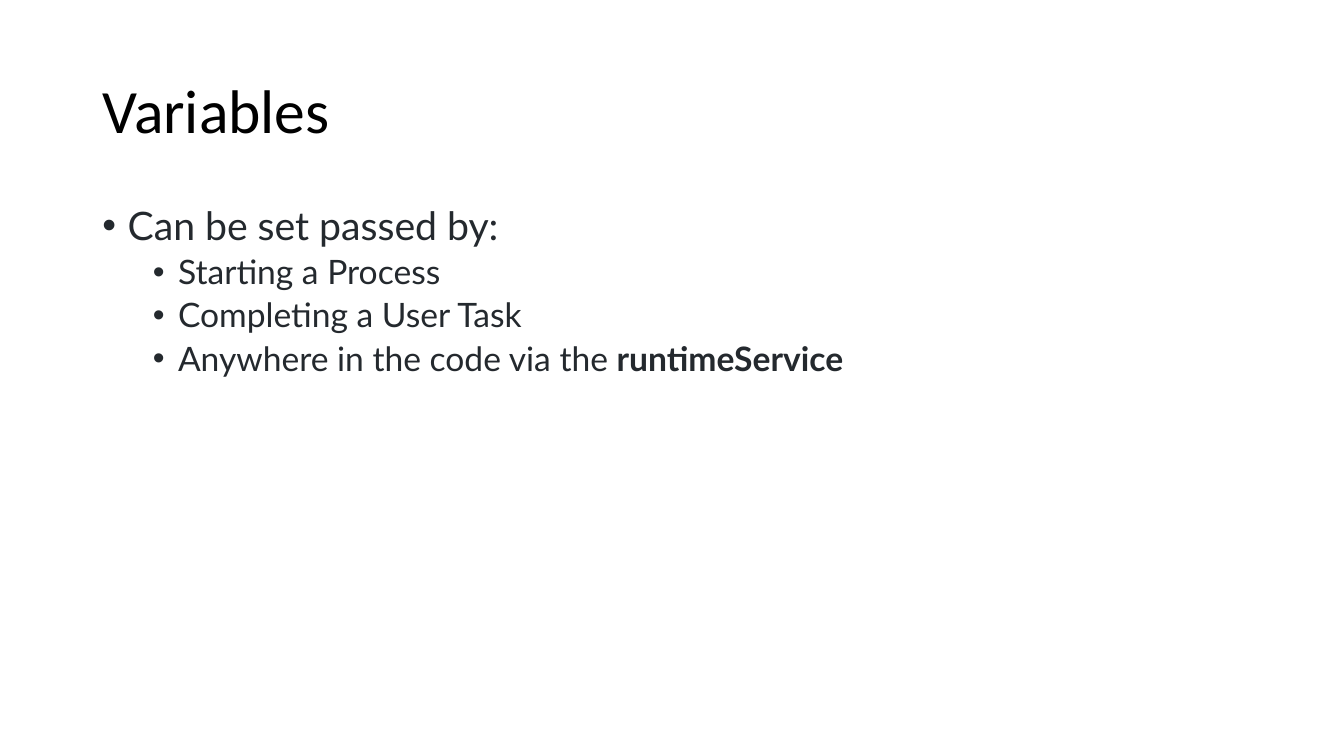
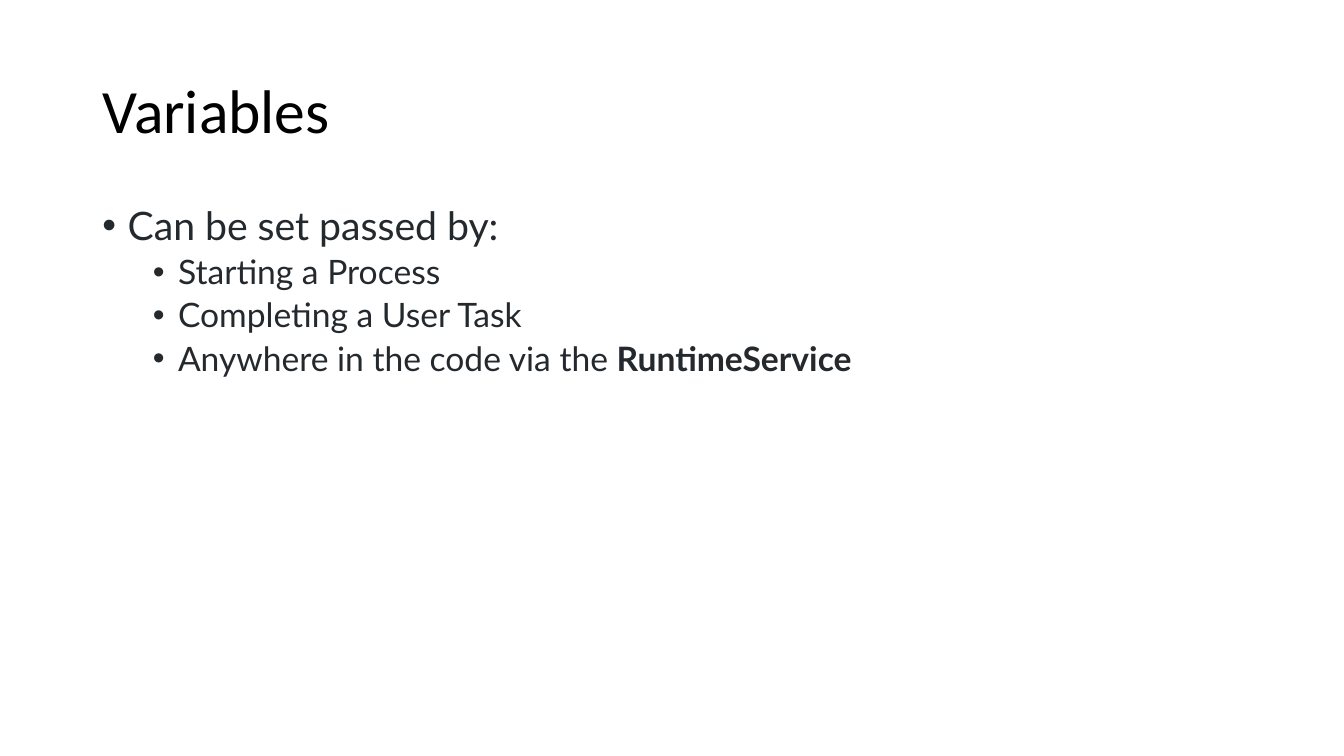
Before and after one commit to nkilchenmann/niks-flowable-demo, a slide deck: slide 10 of flowable-demo/src/main/resources/devsupport/Flowable_Demo.pptx (slide 8 before the commit). Drawn at 1344x756 pixels with LibreOffice and Linux fonts; fonts in the diff are those of the drawing. Boxes give left, top, right and bottom in pixels: in the first picture for what was removed or moved away, otherwise in the second. Text is boxed around its words. In the diff, an @@ line names an element or a change of style, - is before the commit and + after.

```diff
--- a/flowable-demo/src/main/resources/devsupport/Flowable_Demo.pptx
+++ b/flowable-demo/src/main/resources/devsupport/Flowable_Demo.pptx
@@ text at (178,346,852,377): text changed @@
-  • Anywhere in the code via the runtimeService
+  • Anywhere in the code via the RuntimeService
```
Also in this commit, not shown: 2 other slides changed, 2 other files.
